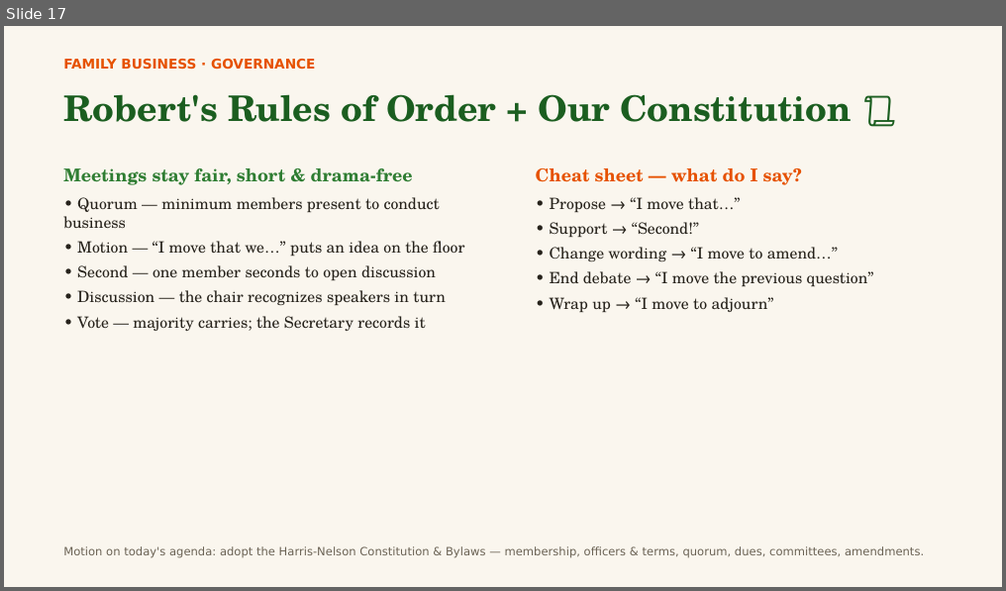
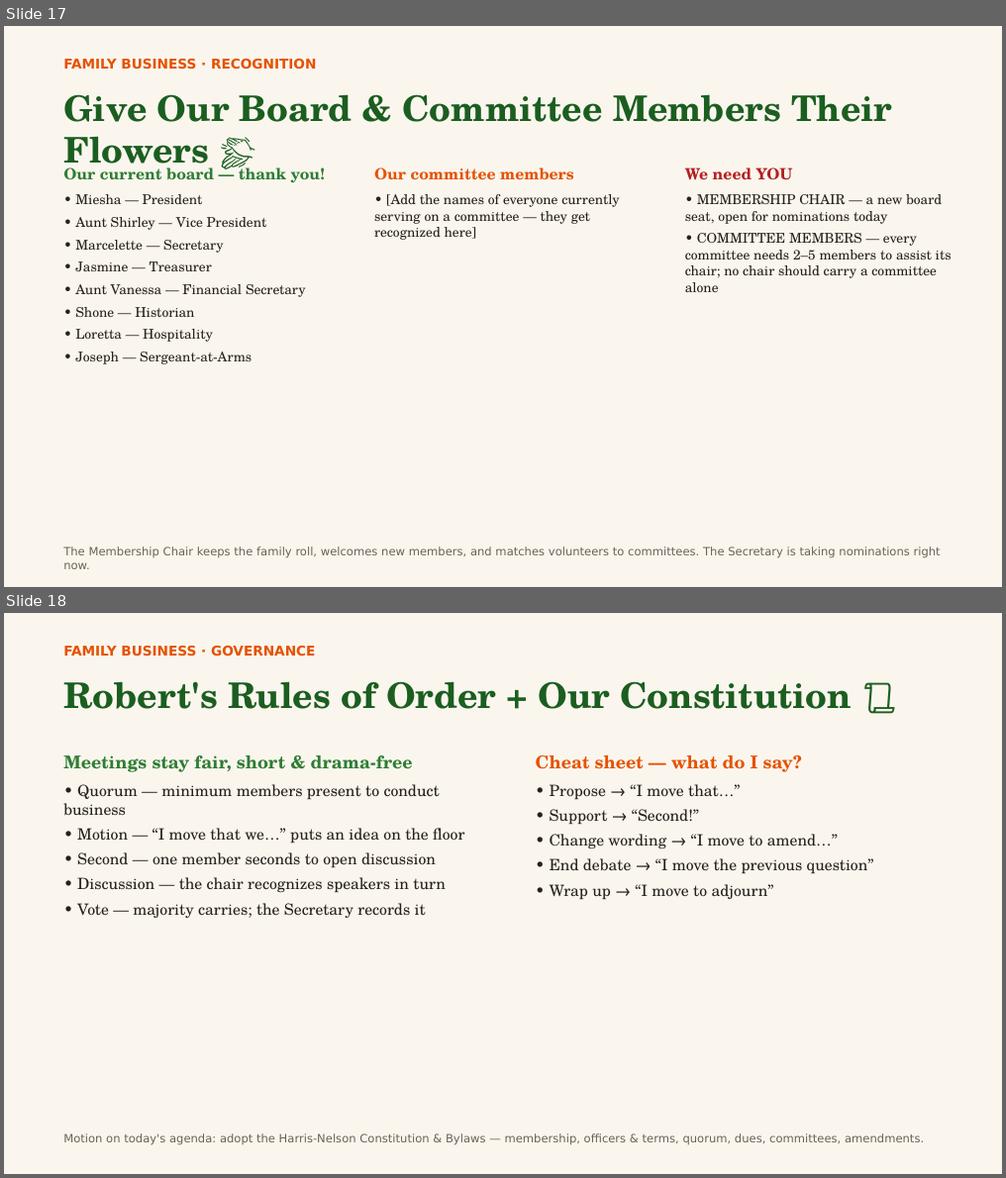
Before and after one commit to MEG-agt25/Family-Reunion, a slide deck: presentation/Harris-Nelson-Reunion-2026.pptx. Shown one above the other, each under a label of ours: slide 17 before the commit, slides 17 and 18 after it. The pictures are 1006x591 and 1006x1178 pixels, drawn with LibreOffice and Linux fonts; fonts in the diff are those of the drawing. Boxes give left, top, right and bottom in pixels: in the first picture for what was removed or moved away, otherwise in the second. Text is boxed around its words. In the diff, an @@ line names an element or a change of style, - is before the commit and + after.

```diff
--- a/presentation/Harris-Nelson-Reunion-2026.pptx
+++ b/presentation/Harris-Nelson-Reunion-2026.pptx
@@ slide 17 added at [4,26,1002,587], background #FAF6EE @@
@@ text added at [63,59,316,70], 13 pt, text #E65100, bold @@
+FAMILY BUSINESS · RECOGNITION
@@ text added at [63,94,892,175], 34 pt, text #1B5E20, bold @@
+Give Our Board & Committee Members Their Flowers 👏
@@ text added at [63,164,325,365], 13 pt, text #26221B @@
+Our current board — thank you!
+• Miesha — President
+• Aunt Shirley — Vice President
+• Marcelette — Secretary
+• Jasmine — Treasurer
+• Aunt Vanessa — Financial Secretary
+• Shone — Historian
+• Loretta — Hospitality
+• Joseph — Sergeant-at-Arms
@@ text added at [374,168,619,240], 13 pt, text #26221B @@
+Our committee members
+• [Add the names of everyone currently serving on a committee — they get recognized here]
@@ text added at [685,168,951,292], 13 pt, text #26221B @@
+We need YOU
+• MEMBERSHIP CHAIR — a new board seat, open for nominations today
+• COMMITTEE MEMBERS — every committee needs 2–5 members to assist its chair; no chair should carry a committee alone
@@ text added at [63,547,941,570], 11 pt, text #6B6355 @@
+The Membership Chair keeps the family roll, welcomes new members, and matches volunteers to committees. The Secretary is taking nominations right now.
@@ what was slide 17 is now slide 18 @@
```
Also in this commit, not shown: 3 slides changed, 1 other slide added, 9 other files.
